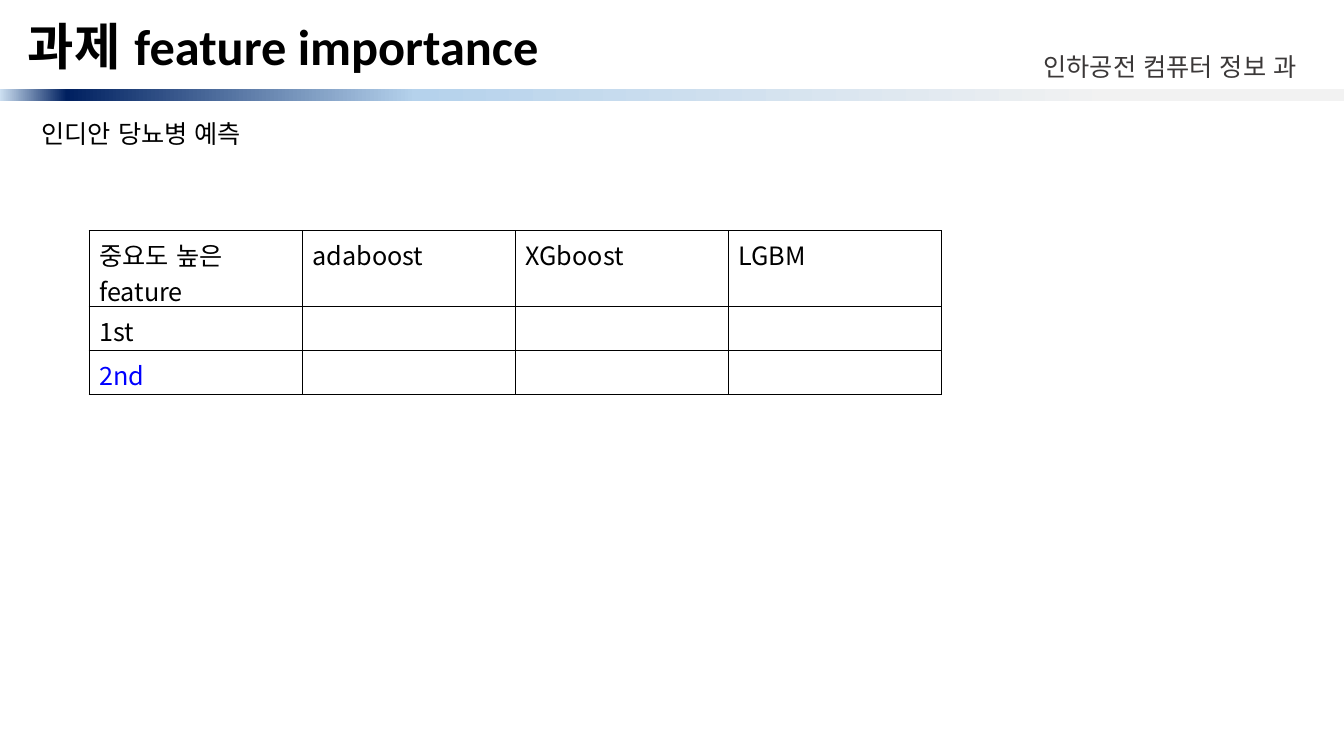
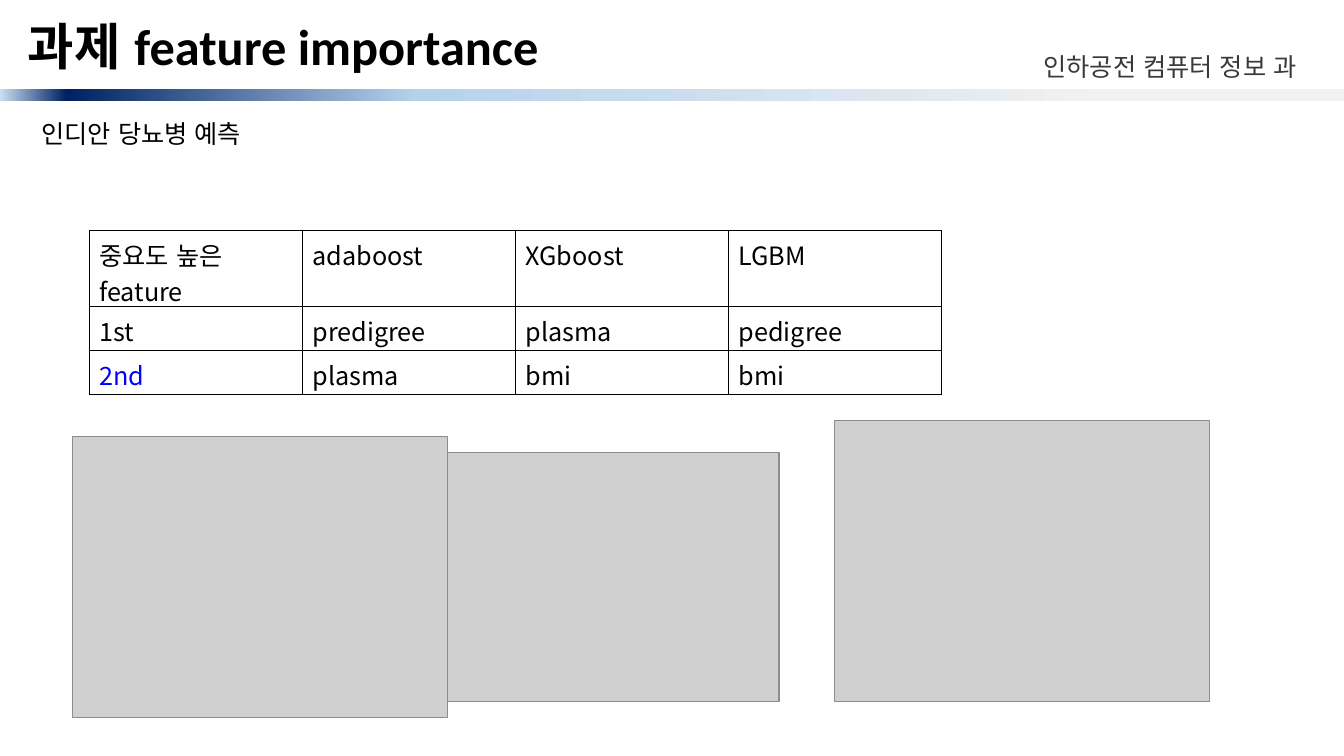
Before and after one commit to minari-c/BigData, a slide deck: slide 4 of week09/ppt/빅데이터 처리 9주차-과제.pptx. Drawn at 1344x756 pixels with LibreOffice and Linux fonts; fonts in the diff are those of the drawing; grey boxes stand for pictures. Boxes give left, top, right and bottom in pixels: in the first picture for what was removed or moved away, otherwise in the second. Text is boxed around its words. In the diff, an @@ line names an element or a change of style, - is before the commit and + after.

```diff
--- a/week09/ppt/빅데이터 처리 9주차-과제.pptx
+++ b/week09/ppt/빅데이터 처리 9주차-과제.pptx
@@ table at (90,231,941,395) @@
-row 2: 1st |  |  | 
+row 2: 1st | predigree | plasma | pedigree
-row 3: 2nd |  |  | 
+row 3: 2nd | plasma | bmi | bmi
@@ picture added at (73,437,448,718) @@
@@ picture added at (835,420,1210,702) @@
@@ picture added at (448,453,779,702) @@
```
Also in this commit, not shown: 1 other slide changed, 5 other files.
